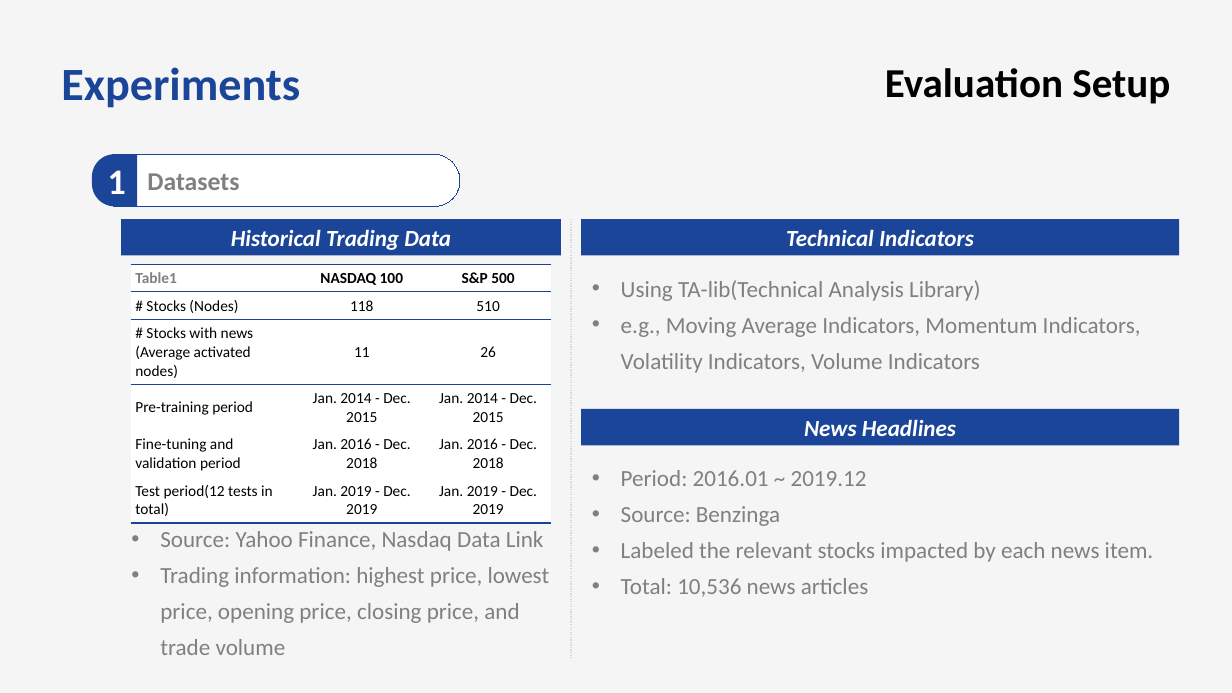
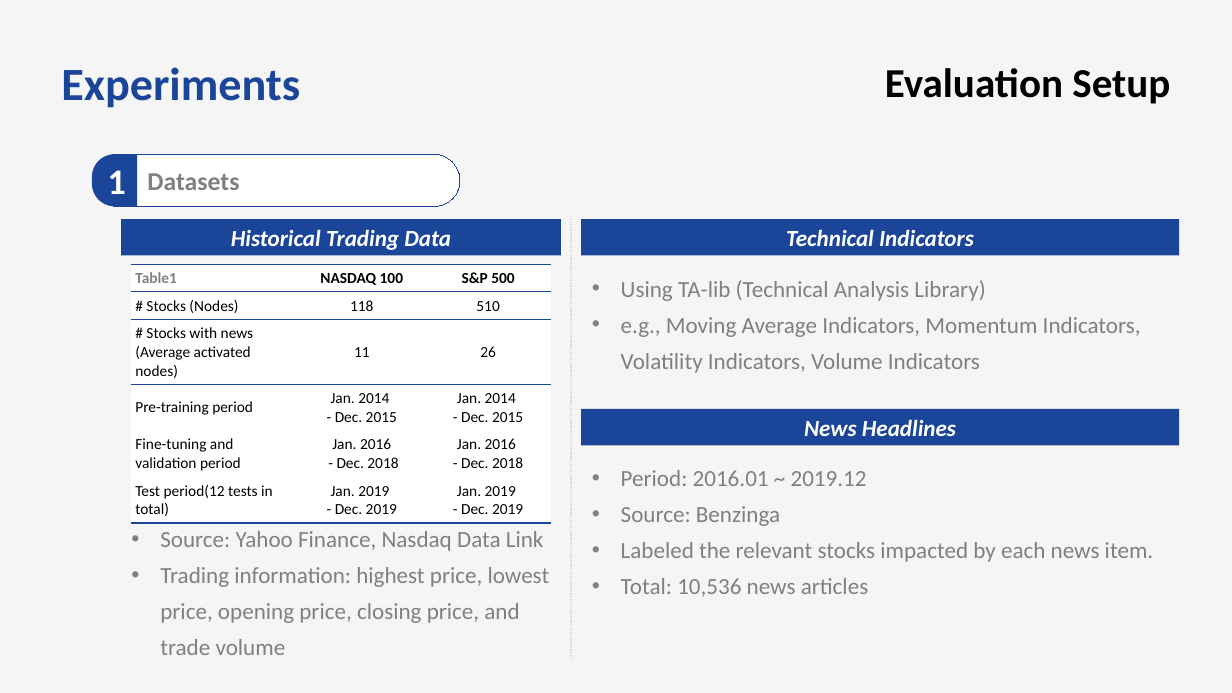
Before and after one commit to bts1991/study, a slide deck: slide 23 of 논문 Review/Others/paper_review.pptx. Drawn at 1232x693 pixels with LibreOffice and Linux fonts; fonts in the diff are those of the drawing. Boxes give left, top, right and bottom in pixels: in the first picture for what was removed or moved away, otherwise in the second. Text is boxed around its words. In the diff, an @@ line names an element or a change of style, - is before the commit and + after.

```diff
--- a/논문 Review/Others/paper_review.pptx
+++ b/논문 Review/Others/paper_review.pptx
@@ table at [130, 264, 552, 523] @@
-row 4, column 2: Jan. 2014 - Dec. 2015
+row 4, column 2: Jan. 2014 / - Dec. 2015
-row 4, column 3: Jan. 2014 - Dec. 2015
+row 4, column 3: Jan. 2014 / - Dec. 2015
-row 5, column 2: Jan. 2016 - Dec. 2018
+row 5, column 2: Jan. 2016 / - Dec. 2018
-row 5, column 3: Jan. 2016 - Dec. 2018
+row 5, column 3: Jan. 2016 / - Dec. 2018
-row 6, column 2: Jan. 2019 - Dec. 2019
+row 6, column 2: Jan. 2019 / - Dec. 2019
-row 6, column 3: Jan. 2019 - Dec. 2019
+row 6, column 3: Jan. 2019 / - Dec. 2019
@@ text at [621, 280, 985, 301]: spaces changed @@
-  • Using TA-lib(Technical Analysis Library)
+  • Using TA-lib (Technical Analysis Library)
```
Also in this commit, not shown: 13 other slides changed, 9 slides added.
